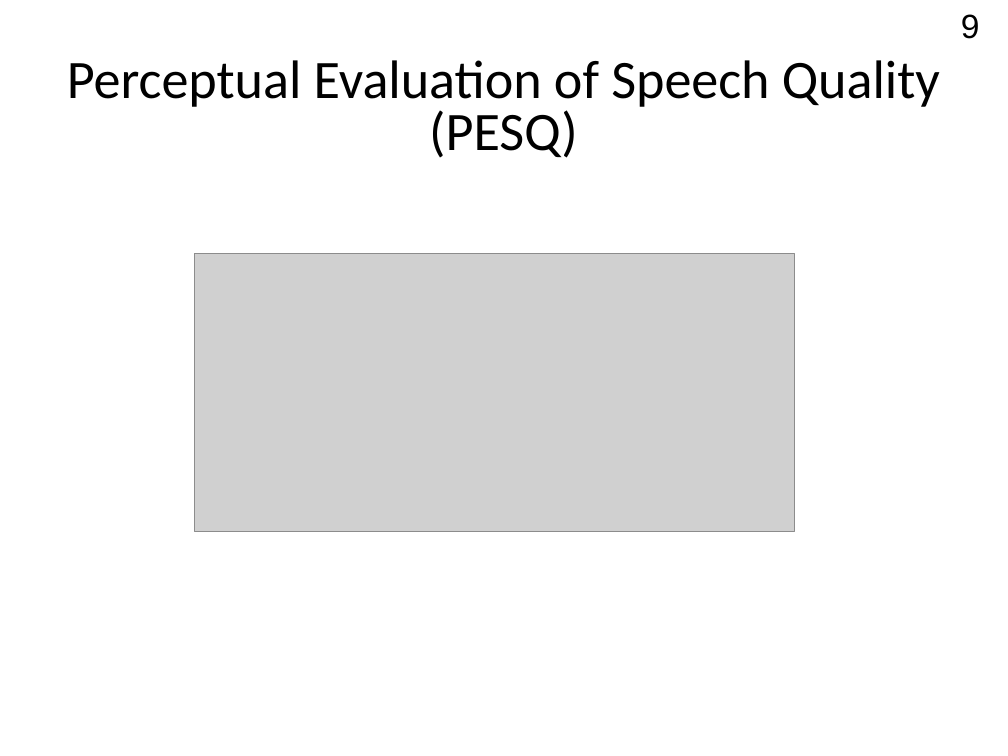
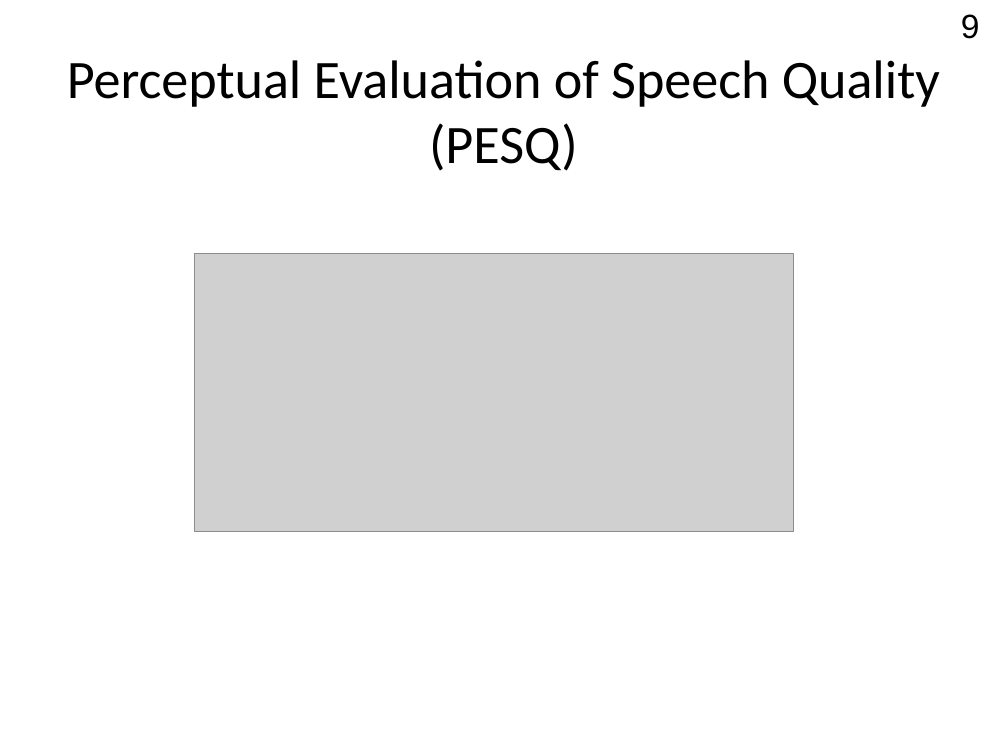
Before and after one commit to Rernamp/microphone_arrays, a slide deck: slide 9 of student_session_2021/Доклад.pptx. Drawn at 1008x756 pixels with LibreOffice and Linux fonts; fonts in the diff are those of the drawing; grey boxes stand for pictures. Boxes give left, top, right and bottom in pixels: in the first picture for what was removed or moved away, otherwise in the second. Text is boxed around its words. In the diff, an @@ line names an element or a change of style, - is before the commit and + after.

```diff
--- a/student_session_2021/Доклад.pptx
+++ b/student_session_2021/Доклад.pptx
@@ text "Perceptual Evaluation of Speech Quality ..." at (67,60,940,171): line spacing 0.8 to 1 @@
```
Also in this commit, not shown: 3 other slides changed.
